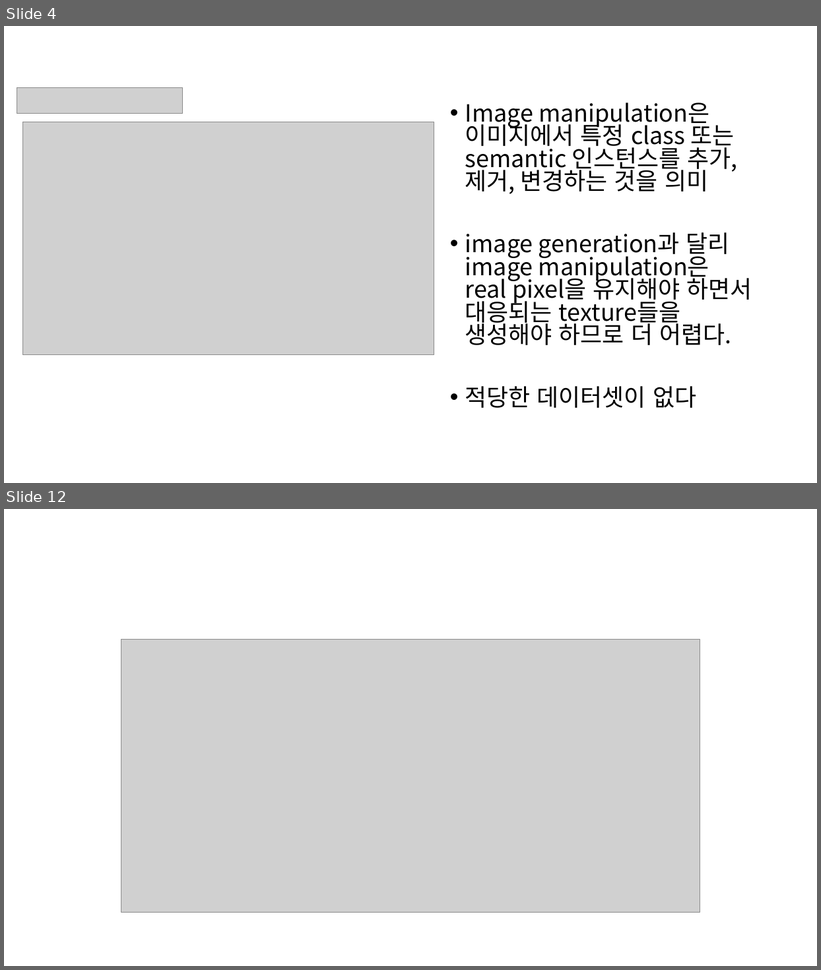
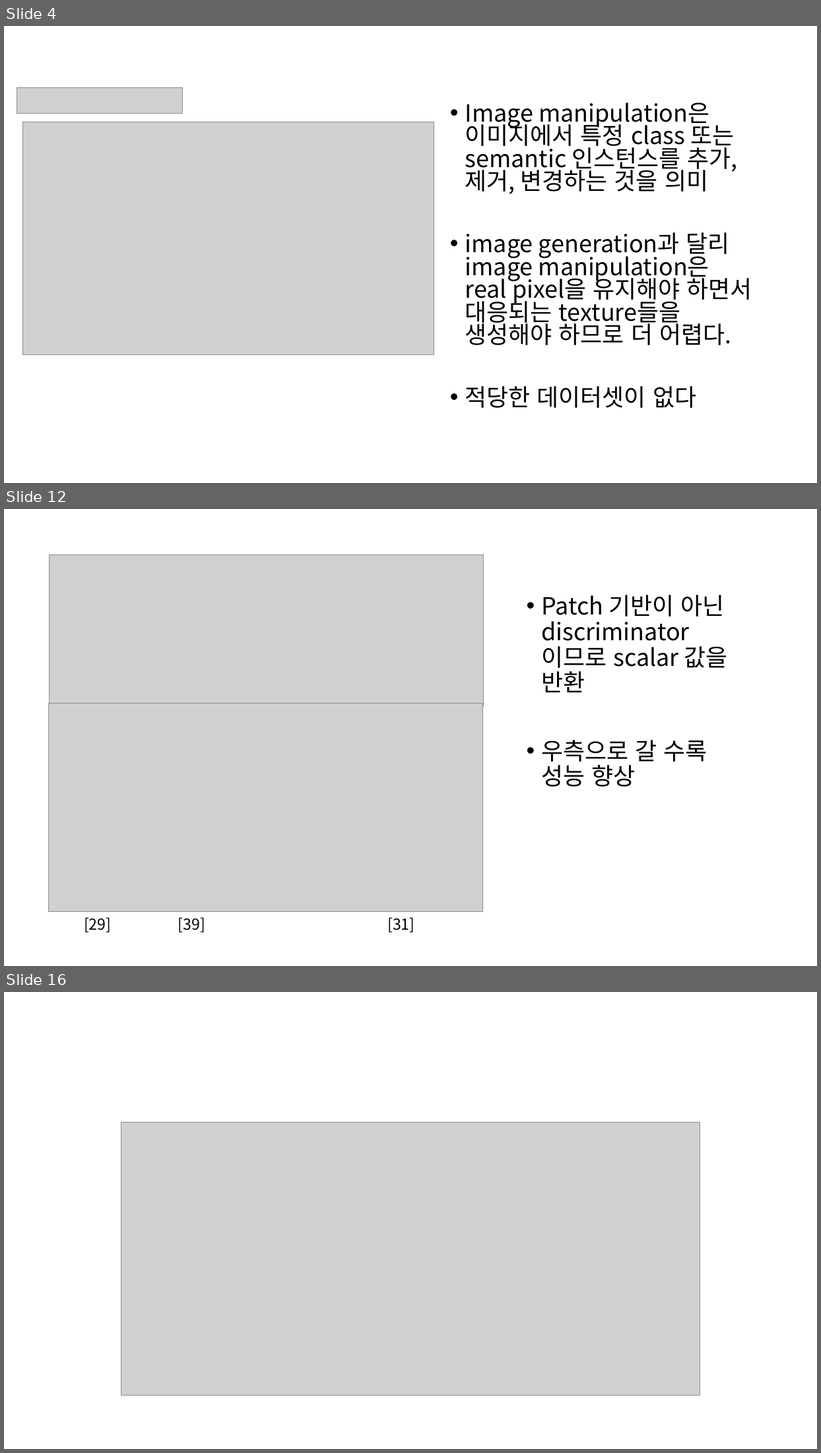
Before and after one commit to bbangsik13/paper-review, a slide deck: GAN/SESAME.pptx. Shown one above the other, each under a label of ours: slides 4 and 12 before the commit, slides 4, 12 and 16 after it; the slides between them are not shown. The pictures are 821x970 and 821x1453 pixels, drawn with LibreOffice and Linux fonts; fonts in the diff are those of the drawing; grey boxes stand for pictures. Boxes give left, top, right and bottom in pixels: in the first picture for what was removed or moved away, otherwise in the second. Text is boxed around its words. In the diff, an @@ line names an element or a change of style, - is before the commit and + after.

```diff
--- a/GAN/SESAME.pptx
+++ b/GAN/SESAME.pptx
@@ slide 12 added at [4, 509, 817, 966], background #FFFFFF @@
@@ picture added at [49, 555, 484, 706] @@
@@ text added at [542, 595, 728, 787], 28 pt, text #000000 @@
+• Patch 기반이 아닌 discriminator이므로 scalar 값을 반환
+• 우측으로 갈 수록 성능 향상
@@ picture added at [48, 703, 483, 912] @@
@@ text added at [84, 918, 111, 933], 18 pt, text #000000 @@
+[29]
@@ text added at [178, 918, 205, 933], 18 pt, text #000000 @@
+[39]
@@ text added at [387, 918, 415, 933], 18 pt, text #000000 @@
+[31]
@@ what was slide 12 is now slide 16 @@
```
Also in this commit, not shown: 7 slides changed, 4 other slides added, 1 slide removed.
